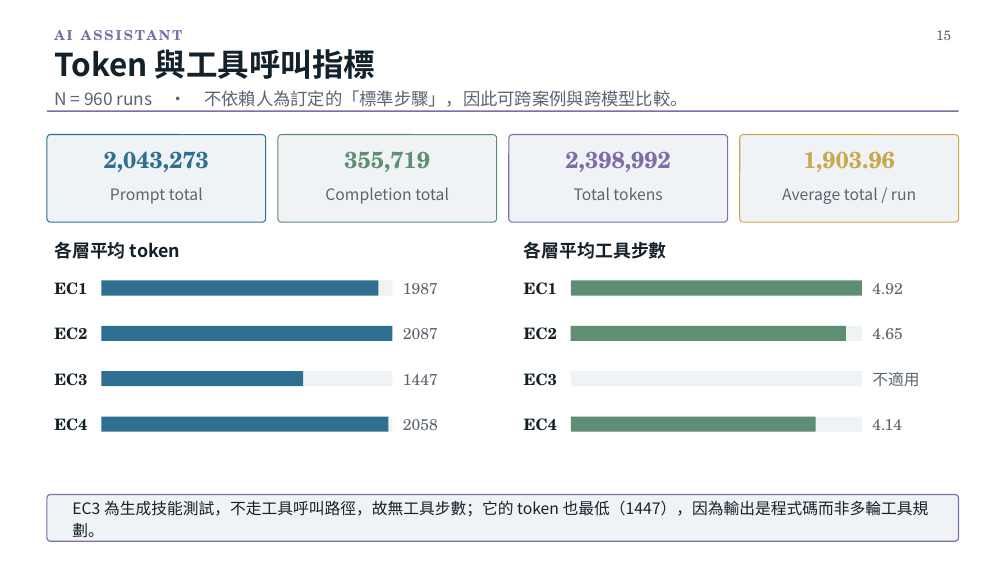
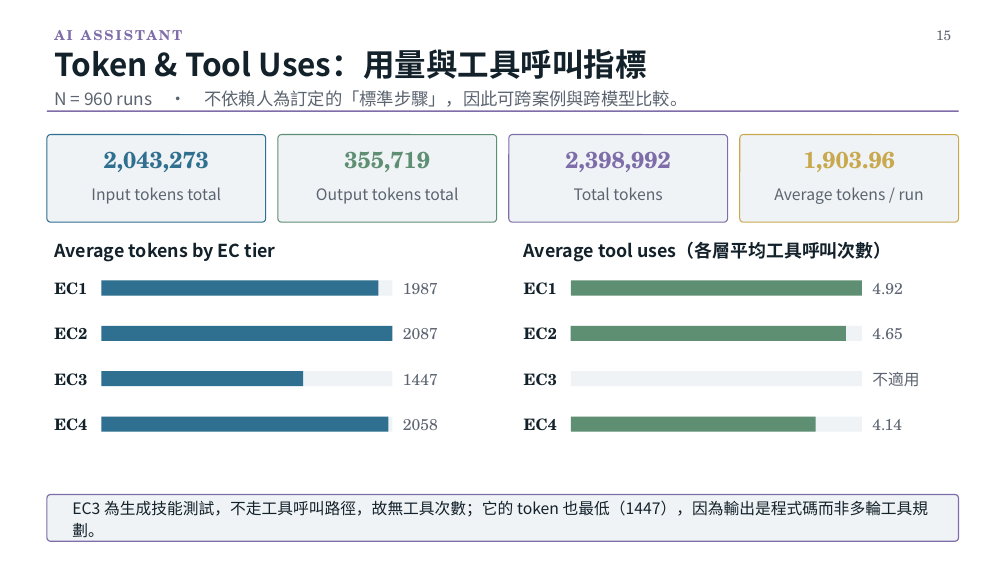
Before and after one commit to billwu101/CloudDrive, a slide deck: slide 15 of doc/ppt/CloudDrive_專題報告_v3.0.pptx. Drawn at 1008x567 pixels with LibreOffice and Linux fonts; fonts in the diff are those of the drawing. Boxes give left, top, right and bottom in pixels: in the first picture for what was removed or moved away, otherwise in the second. Text is boxed around its words. In the diff, an @@ line names an element or a change of style, - is before the commit and + after.

```diff
--- a/doc/ppt/CloudDrive_專題報告_v3.0.pptx
+++ b/doc/ppt/CloudDrive_專題報告_v3.0.pptx
@@ text at (54,49,647,79): text changed @@
-Token 與工具呼叫指標
+Token & Tool Uses：用量與工具呼叫指標
@@ text at (91,187,221,204): text changed @@
-Prompt total
+Input tokens total
@@ text at (316,187,459,204): text changed @@
-Completion total
+Output tokens total
@@ text at (774,187,924,204): text changed @@
-Average total / run
+Average tokens / run
@@ text at (54,242,276,262): text changed @@
-各層平均 token
+Average tokens by EC tier
@@ text at (524,241,891,262): text changed @@
-各層平均工具步數
+Average tool uses（各層平均工具呼叫次數）
@@ text at (72,500,929,541): text changed @@
-EC3 為生成技能測試，不走工具呼叫路徑，故無工具步數；它的 token 也最低（1447），因為輸出是程式碼而非多輪工具規劃。
+EC3 為生成技能測試，不走工具呼叫路徑，故無工具次數；它的 token 也最低（1447），因為輸出是程式碼而非多輪工具規劃。
```
Also in this commit, not shown: 3 other slides changed, 1 other file.
